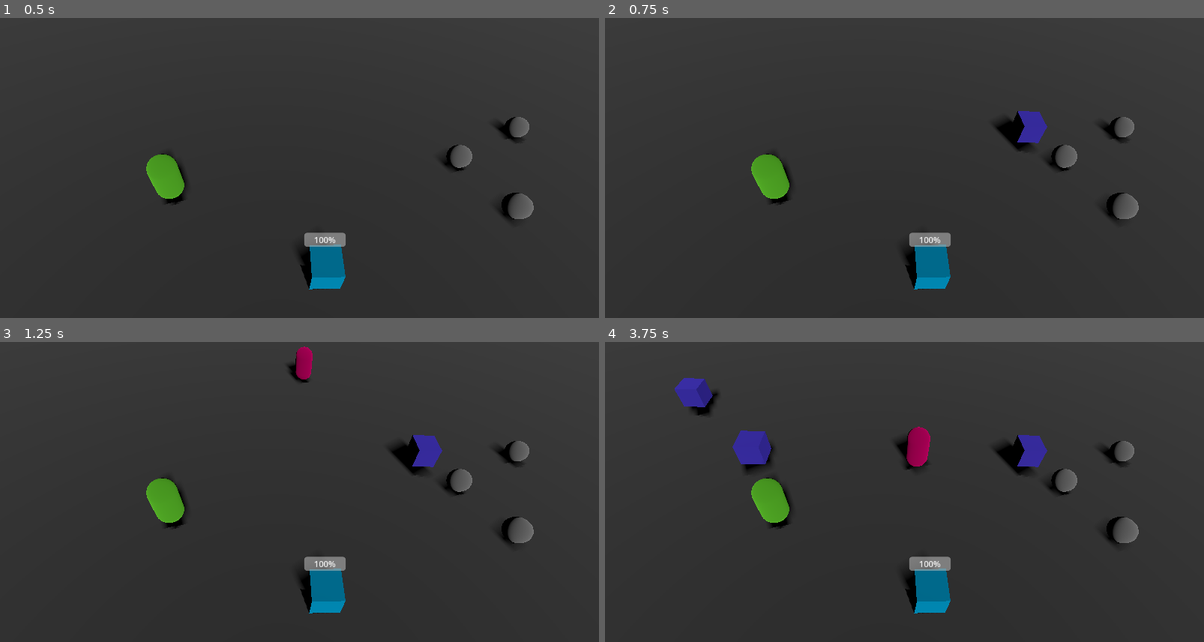
Above: before the commit, frames 1-4 (two rows, left to right).
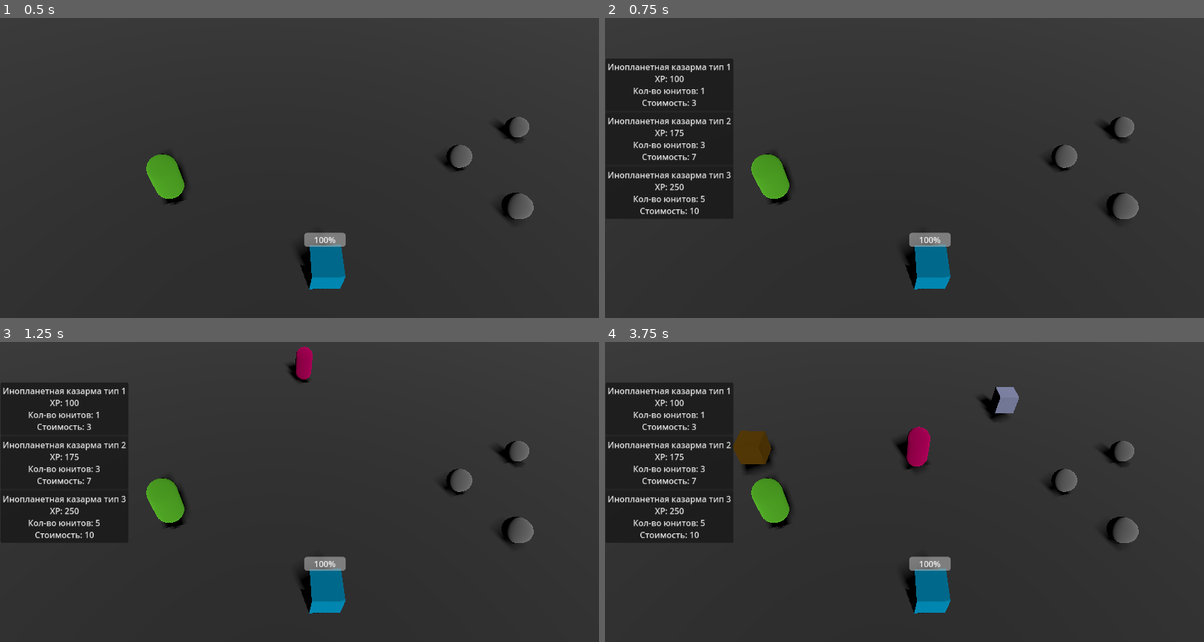
Above: after the commit, the same moments.

Repository: jelopf/RTS
Game: Godot game, scene res://scenes/Level1.tscn
Same seed, same stepped clock (60 frames per second), same inputs: the game is played once before the commit and once after it.
Inputs (mouse positions are in pixels of both pictures, inside the frame that each line leads up to):
- Up to frame 1 (0.5 s): no input
- Up to frame 2 (0.75 s): tap Enter at 0.5 s; move the mouse to (1036, 132) at 0.52 s; tap M at 0.6 s; click (1036, 132) at 0.67 s
- Up to frame 3 (1.25 s): no input
- Up to frame 4 (3.75 s): click (670, 408) at 1.25 s, where only the run after the commit has a clickable "Инопланетная казарма тип 1 XP…"; move the mouse to (784, 489) at 2.02 s; tap M at 2.1, 3.6 s; click (784, 489) at 2.17 s; click (670, 462) at 2.75 s, where only the run after the commit has a clickable "Инопланетная казарма тип 2 XP…"; move the mouse to (964, 399) at 3.52 s; click (964, 399) at 3.67 s

Frame 1 is identical in both runs. In frame 2, 3.8% of the frame differs, in the area x 0-74%, y 13-66%; in frame 3, 3.8%; in frame 4, 5.0%, in the area x 0-74%, y 12-66%.

Commit message:
Добавлен магазин
Добавлены 3 типа казарм с разной стоимостью, HP и числом юнитов.

Реализован магазин построек с выбором казармы.

Добавлен режим размещения зданий с предпросмотром.

Реализована сеточная система размещения (с привязкой к клеткам и проверкой занятости).

Diff:
--- a/project.godot
+++ b/project.godot
@@ -18,6 +18,7 @@
 [autoload]
 
 GameManager="*res://scripts/GameManager.gd"
+PlacementManager="*res://scripts/PlacementManager.gd"
 GridManager="*res://scripts/GridManager.gd"
 
 [display]
--- /dev/null
+++ b/scenes/Barracks1.tscn
@@ -0,0 +1,28 @@
+[gd_scene load_steps=5 format=3 uid="uid://w2c3qia8yqdh"]
+
+[ext_resource type="Script" uid="uid://bakesc2v717v" path="res://scripts/barracks_1.gd" id="1_bpe8b"]
+
+[sub_resource type="BoxShape3D" id="BoxShape3D_uneb2"]
+
+[sub_resource type="BoxMesh" id="BoxMesh_ebyb0"]
+
+[sub_resource type="ORMMaterial3D" id="ORMMaterial3D_126bj"]
+albedo_color = Color(0.543477, 0.375541, 0.0831207, 1)
+
+[node name="Area3D" type="Area3D"]
+script = ExtResource("1_bpe8b")
+hp = 250
+unit_count = 5
+
+[node name="CollisionShape3D" type="CollisionShape3D" parent="."]
+shape = SubResource("BoxShape3D_uneb2")
+
+[node name="MeshInstance3D" type="MeshInstance3D" parent="."]
+mesh = SubResource("BoxMesh_ebyb0")
+surface_material_override/0 = SubResource("ORMMaterial3D_126bj")
+
+[node name="Timer" type="Timer" parent="."]
+wait_time = 20.0
+autostart = true
+
+[connection signal="timeout" from="Timer" to="." method="_on_timer_timeout"]
--- /dev/null
+++ b/scenes/Barracks2.tscn
@@ -0,0 +1,26 @@
+[gd_scene load_steps=5 format=3 uid="uid://c2f2mwnfs86jy"]
+
+[ext_resource type="Script" uid="uid://u5yc6ohlynny" path="res://scripts/barracks_2.gd" id="1_rseqw"]
+
+[sub_resource type="BoxShape3D" id="BoxShape3D_uneb2"]
+
+[sub_resource type="BoxMesh" id="BoxMesh_ebyb0"]
+
+[sub_resource type="ORMMaterial3D" id="ORMMaterial3D_126bj"]
+albedo_color = Color(0.775707, 0.803032, 1, 1)
+
+[node name="Area3D" type="Area3D"]
+script = ExtResource("1_rseqw")
+
+[node name="CollisionShape3D" type="CollisionShape3D" parent="."]
+shape = SubResource("BoxShape3D_uneb2")
+
+[node name="MeshInstance3D" type="MeshInstance3D" parent="."]
+mesh = SubResource("BoxMesh_ebyb0")
+surface_material_override/0 = SubResource("ORMMaterial3D_126bj")
+
+[node name="Timer" type="Timer" parent="."]
+wait_time = 20.0
+autostart = true
+
+[connection signal="timeout" from="Timer" to="." method="_on_timer_timeout"]
--- /dev/null
+++ b/scenes/Barracks3.tscn
@@ -0,0 +1,29 @@
+[gd_scene load_steps=5 format=3 uid="uid://w2c3qia8yqdh"]
+
+[ext_resource type="Script" uid="uid://bnowwif5cq86o" path="res://scripts/barracks_3.gd" id="1_1ayam"]
+
+[sub_resource type="BoxShape3D" id="BoxShape3D_uneb2"]
+
+[sub_resource type="BoxMesh" id="BoxMesh_ebyb0"]
+
+[sub_resource type="ORMMaterial3D" id="ORMMaterial3D_126bj"]
+albedo_color = Color(1, 0.794667, 0.12, 1)
+
+[node name="Area3D" type="Area3D"]
+script = ExtResource("1_1ayam")
+hp = 100
+unit_count = 1
+
+[node name="CollisionShape3D" type="CollisionShape3D" parent="."]
+shape = SubResource("BoxShape3D_uneb2")
+debug_color = Color(0.154239, 0.589895, 0.716214, 0.42)
+
+[node name="MeshInstance3D" type="MeshInstance3D" parent="."]
+mesh = SubResource("BoxMesh_ebyb0")
+surface_material_override/0 = SubResource("ORMMaterial3D_126bj")
+
+[node name="Timer" type="Timer" parent="."]
+wait_time = 20.0
+autostart = true
+
+[connection signal="timeout" from="Timer" to="." method="_on_timer_timeout"]
--- a/scenes/Level1.tscn
+++ b/scenes/Level1.tscn
@@ -1,10 +1,12 @@
-[gd_scene load_steps=9 format=3 uid="uid://ek78ix2wfrwg"]
+[gd_scene load_steps=11 format=3 uid="uid://ek78ix2wfrwg"]
 
 [ext_resource type="Script" uid="uid://cf6kyk6if4g83" path="res://scripts/camera_3d.gd" id="1_cove1"]
+[ext_resource type="Script" uid="uid://c5c5yyubocvhl" path="res://scenes/level_1.gd" id="1_svatc"]
 [ext_resource type="PackedScene" uid="uid://djgeqc4q3t5ux" path="res://scenes/Resource.tscn" id="2_dwyiq"]
 [ext_resource type="PackedScene" uid="uid://d4rs2pfxatvp" path="res://scenes/Unit.tscn" id="3_dn5ey"]
 [ext_resource type="PackedScene" uid="uid://cn2v4n45drbl4" path="res://scenes/Base.tscn" id="4_dw26h"]
 [ext_resource type="Script" uid="uid://bucgt0yoy23s5" path="res://scripts/WaveManager.gd" id="5_lrl65"]
+[ext_resource type="PackedScene" uid="uid://2vwggparonoj" path="res://scenes/ShopMenu.tscn" id="6_76388"]
 
 [sub_resource type="PlaneMesh" id="PlaneMesh_cove1"]
 
@@ -15,6 +17,7 @@
 size = Vector3(40, 1, 40)
 
 [node name="Main" type="Node3D"]
+script = ExtResource("1_svatc")
 
 [node name="Camera3D" type="Camera3D" parent="."]
 transform = Transform3D(0.997484, -0.00648395, -0.070593, 0.0564758, 0.674569, 0.736049, 0.0428473, -0.738184, 0.673238, -10.506, 8.9896, 17.6458)
@@ -58,3 +61,7 @@
 
 [node name="WaveManager" type="Node" parent="."]
 script = ExtResource("5_lrl65")
+
+[node name="UI" parent="." instance=ExtResource("6_76388")]
+
+[editable path="UI"]
--- /dev/null
+++ b/scenes/PlacementManager.tscn
@@ -0,0 +1,6 @@
+[gd_scene load_steps=2 format=3 uid="uid://uvvtdi373wwd"]
+
+[ext_resource type="Script" uid="uid://b3x477nc5p12y" path="res://scripts/PlacementManager.gd" id="1_j5tis"]
+
+[node name="Node3D" type="Node3D"]
+script = ExtResource("1_j5tis")
--- /dev/null
+++ b/scenes/ShopMenu.tscn
@@ -0,0 +1,57 @@
+[gd_scene load_steps=3 format=3 uid="uid://2vwggparonoj"]
+
+[ext_resource type="Script" uid="uid://cr7llkc4oor6g" path="res://scripts/ShopMenu.gd" id="1_voj7l"]
+[ext_resource type="Script" uid="uid://caw3akmty42o" path="res://scripts/placement_hint.gd" id="2_342an"]
+
+[node name="Node" type="Node"]
+
+[node name="ShopMenu" type="Control" parent="."]
+visible = false
+layout_mode = 3
+anchors_preset = 0
+offset_left = 1.0
+offset_top = 149.0
+offset_right = 248.0
+offset_bottom = 457.0
+script = ExtResource("1_voj7l")
+
+[node name="PanelContainer" type="PanelContainer" parent="ShopMenu"]
+layout_mode = 0
+offset_right = 40.0
+offset_bottom = 40.0
+
+[node name="VBoxContainer" type="VBoxContainer" parent="ShopMenu/PanelContainer"]
+layout_mode = 2
+
+[node name="Button1" type="Button" parent="ShopMenu/PanelContainer/VBoxContainer"]
+layout_mode = 2
+text = "Инопланетная казарма тип 1
+XP: 100
+Кол-во юнитов: 1
+Стоимость: 3
+"
+
+[node name="Button2" type="Button" parent="ShopMenu/PanelContainer/VBoxContainer"]
+layout_mode = 2
+text = "Инопланетная казарма тип 2
+XP: 175
+Кол-во юнитов: 3
+Стоимость: 7
+"
+
+[node name="Button3" type="Button" parent="ShopMenu/PanelContainer/VBoxContainer"]
+layout_mode = 2
+text = "Инопланетная казарма тип 3
+XP: 250
+Кол-во юнитов: 5
+Стоимость: 10
+"
+
+[node name="PlacementHint" type="Label" parent="."]
+offset_left = 6.0
+offset_top = 593.0
+offset_right = 263.0
+offset_bottom = 642.0
+text = "Выберите место на карте
+Нажмите [Esc], чтобы отменить"
+script = ExtResource("2_342an")
--- /dev/null
+++ b/scenes/level_1.gd
@@ -0,0 +1,11 @@
+extends Node3D
+
+@onready var shop_menu = $UI/ShopMenu  # Убедись, что путь совпадает с названием узла
+
+func _unhandled_input(event):
+	if event is InputEventKey and event.pressed and event.keycode == KEY_M:
+		toggle_shop_menu()
+
+func toggle_shop_menu():
+	if shop_menu:
+		shop_menu.visible = not shop_menu.visible
--- a/scripts/GameManager.gd
+++ b/scripts/GameManager.gd
@@ -1,6 +1,33 @@
 extends Node
 
 var metal := 10
+var selected_barracks_type := 1  # По умолчанию тип 1
+
+
+# Таблица с характеристиками казарм
+var barracks_data = {
+	1: {
+		"hp": 100,
+		"units": 1,
+		"cost": 3,
+		"scene_path": "res://scenes/Barracks1.tscn"
+	},
+	2: {
+		"hp": 175,
+		"units": 3,
+		"cost": 7,
+		"scene_path": "res://scenes/Barracks2.tscn"
+	},
+	3: {
+		"hp": 250,
+		"units": 5,
+		"cost": 10,
+		"scene_path": "res://scenes/Barracks3.tscn"
+	}
+}
+
+var ghost_building := false  # Флаг: в режиме предпросмотра или нет
+
 
 func add_metal(amount: int):
 	metal += amount
@@ -13,3 +40,30 @@
 		return true
 	print("Недостаточно металла!")
 	return false
+
+func set_selected_barracks_type(type: int):
+	if barracks_data.has(type):
+		selected_barracks_type = type
+		print("Выбран тип казармы: ", type)
+
+func get_selected_barracks_data() -> Dictionary:
+	return barracks_data.get(selected_barracks_type, {})
+
+func get_selected_barracks_cost() -> int:
+	return get_selected_barracks_data().get("cost", 999)
+
+func create_barracks(position: Vector3):
+	var data = get_selected_barracks_data()
+	if data.is_empty():
+		print("Ошибка: нет данных для текущего типа казармы")
+		return
+
+	if not spend_metal(data["cost"]):
+		return
+
+	var barracks = preload("res://scenes/Barracks.tscn").instantiate()
+	barracks.hp = data["hp"]
+	barracks.unit_count = data["unit_count"]
+	barracks.global_transform.origin = position
+	get_tree().current_scene.add_child(barracks)
+	print("Казарма создана с HP: ", data["hp"], ", юнитов: ", data["unit_count"])
--- /dev/null
+++ b/scripts/PlacementManager.gd
@@ -0,0 +1,71 @@
+extends Node
+
+var ghost: Node3D = null  # Предпросмотр (прозрачный силуэт)
+var current_type := 0  # Тип здания, например "type1"
+
+func start_placement(type: int):
+	current_type = type
+	if ghost:
+		ghost.queue_free()
+
+	var scene_path = GameManager.barracks_data[type]["scene_path"]
+	ghost = load(scene_path).instantiate()
+	add_child(ghost)
+	ghost.process_mode = Node.PROCESS_MODE_ALWAYS
+
+func cancel_placement():
+	if ghost:
+		ghost.queue_free()
+		ghost = null
+	current_type = 0
+	GameManager.ghost_building = false
+
+func _process(_delta):
+	if ghost:
+		var mouse_pos = get_viewport().get_mouse_position()
+		var from = get_viewport().get_camera_3d().project_ray_origin(mouse_pos)
+		var to = from + get_viewport().get_camera_3d().project_ray_normal(mouse_pos) * 1000
+		var space_state = get_viewport().get_camera_3d().get_world_3d().direct_space_state
+		var ray_params = PhysicsRayQueryParameters3D.new()
+		ray_params.from = from
+		ray_params.to = to
+		ray_params.collide_with_areas = true
+		ray_params.collide_with_bodies = true
+		var result = space_state.intersect_ray(ray_params)
+
+		if result and result.collider.is_in_group("ground"):
+			var grid_pos = GridManager.world_to_grid(result.position)
+			var world_pos = GridManager.grid_to_world(grid_pos)
+			ghost.global_transform.origin = world_pos
+
+
+func try_place_building(world_position: Vector3):
+	if not current_type or not ghost:
+		return
+
+	var grid_pos = GridManager.world_to_grid(world_position)
+
+	if GridManager.is_cell_occupied(grid_pos):
+		print("Клетка занята!")
+		return
+
+	var data = GameManager.barracks_data[current_type]
+	if GameManager.spend_metal(data["cost"]):
+		var building = load(data["scene_path"]).instantiate()
+		get_tree().current_scene.add_child(building)
+		building.global_transform.origin = GridManager.grid_to_world(grid_pos)
+		GridManager.occupy_cell(grid_pos)
+
+		ghost.queue_free()
+		ghost = null
+		GameManager.ghost_building = false
+		current_type = 0
+	else:
+		print("Недостаточно металла для покупки!")
+
+func _unhandled_input(event):
+	if event is InputEventKey and event.keycode == KEY_ESCAPE and event.pressed:
+		cancel_placement()
+
+	if ghost and event is InputEventMouseButton and event.button_index == MOUSE_BUTTON_LEFT and event.pressed:
+		try_place_building(ghost.global_transform.origin)
--- /dev/null
+++ b/scripts/ShopMenu.gd
@@ -0,0 +1,22 @@
+extends Control
+
+func _ready():
+	$PanelContainer/VBoxContainer/Button1.pressed.connect(_on_type_1_pressed)
+	$PanelContainer/VBoxContainer/Button2.pressed.connect(_on_type_2_pressed)
+	$PanelContainer/VBoxContainer/Button3.pressed.connect(_on_type_3_pressed)
+
+func _on_type_1_pressed():
+	PlacementManager.start_placement(1)
+	visible = false  # прячем сам магазин
+
+func _on_type_2_pressed():
+	PlacementManager.start_placement(2)
+	visible = false
+
+func _on_type_3_pressed():
+	PlacementManager.start_placement(3)
+	visible = false
+
+func _on_open_shop_button_pressed():
+	var shop_menu = $ShopMenu  # если ShopMenu рядом с кнопкой
+	shop_menu.visible = not shop_menu.visible
--- /dev/null
+++ b/scripts/barracks_1.gd
@@ -0,0 +1,19 @@
+extends Area3D
+
+@export var hp := 100
+@export var unit_count := 1
+@export var spawn_scene:= preload("res://scenes/Unit.tscn")  # сюда потом префаб юнита
+
+func _ready():
+	$Timer.wait_time = 20.0
+	$Timer.start()
+
+func _on_timer_timeout():
+	for i in unit_count:
+		var unit = spawn_scene.instantiate()
+		get_parent().add_child(unit)
+		unit.global_transform.origin = global_transform.origin + Vector3(randf()*2.0, 1, randf()*2.0)
+
+func _on_destroyed():  # вызови при разрушении или удалении
+	var grid_pos = GridManager.world_to_grid(global_transform.origin)
+	GridManager.free_cell(grid_pos)
--- /dev/null
+++ b/scripts/barracks_2.gd
@@ -0,0 +1,19 @@
+extends Area3D
+
+@export var hp := 100
+@export var unit_count := 1
+@export var spawn_scene:= preload("res://scenes/Unit.tscn")  # сюда потом префаб юнита
+
+func _ready():
+	$Timer.wait_time = 20.0
+	$Timer.start()
+
+func _on_timer_timeout():
+	for i in unit_count:
+		var unit = spawn_scene.instantiate()
+		get_parent().add_child(unit)
+		unit.global_transform.origin = global_transform.origin + Vector3(randf()*2.0, 1, randf()*2.0)
+
+func _on_destroyed():  # вызови при разрушении или удалении
+	var grid_pos = GridManager.world_to_grid(global_transform.origin)
+	GridManager.free_cell(grid_pos)
--- /dev/null
+++ b/scripts/barracks_3.gd
@@ -0,0 +1,19 @@
+extends Area3D
+
+@export var hp := 250
+@export var unit_count := 5
+@export var spawn_scene:= preload("res://scenes/Unit.tscn")  # сюда потом префаб юнита
+
+func _ready():
+	$Timer.wait_time = 20.0
+	$Timer.start()
+
+func _on_timer_timeout():
+	for i in unit_count:
+		var unit = spawn_scene.instantiate()
+		get_parent().add_child(unit)
+		unit.global_transform.origin = global_transform.origin + Vector3(randf()*2.0, 1, randf()*2.0)
+
+func _on_destroyed():  # вызови при разрушении или удалении
+	var grid_pos = GridManager.world_to_grid(global_transform.origin)
+	GridManager.free_cell(grid_pos)
--- a/scripts/base.gd
+++ b/scripts/base.gd
@@ -26,7 +26,7 @@
 
 func take_damage(amount):
 	current_health -= amount
-	print("Базе нанесён урон:", amount, "Осталось здоровья:", current_health)
+	#print("Базе нанесён урон:", amount, "Осталось здоровья:", current_health)
 
 	update_health_bar()
 
--- a/scripts/camera_3d.gd
+++ b/scripts/camera_3d.gd
@@ -10,18 +10,18 @@
 		ray_params.to = to
 		ray_params.collide_with_areas = true
 		ray_params.collide_with_bodies = true
+
 		var result = space_state.intersect_ray(ray_params)
 
-		if result and result.collider.is_in_group("ground"):
-			var world_pos = result.position
-			var grid_pos = GridManager.world_to_grid(world_pos)
+		if not result:
+			return
 
-			if GridManager.is_cell_occupied(grid_pos):
-				print("Клетка занята!")
-				return
+		var clicked = result.collider
 
-			if GameManager.spend_metal(3):  # Стоимость постройки
-				var barracks = preload("res://scenes/Barracks.tscn").instantiate()
-				get_tree().current_scene.add_child(barracks)
-				barracks.global_transform.origin = GridManager.grid_to_world(grid_pos)
-				GridManager.occupy_cell(grid_pos)
+		# Всегда даём возможность кликнуть по ресурсу
+		if clicked and clicked.is_in_group("resource") and clicked.has_method("on_clicked"):
+			clicked.call("on_clicked")
+
+		# Только если в режиме строительства — пробуем построить
+		if GameManager.ghost_building and clicked and clicked.is_in_group("ground"):
+			PlacementManager.try_place_building(result.position)
--- a/scripts/enemy.gd
+++ b/scripts/enemy.gd
@@ -46,7 +46,7 @@
 		return
 
 	target_base.take_damage(attack_damage)
-	print("Враг атакует! Урон:", attack_damage)
+	# print("Враг атакует! Урон:", attack_damage)
 
 	# Ждём паузу и атакуем снова
 	await get_tree().create_timer(attack_interval).timeout
--- /dev/null
+++ b/scripts/placement_hint.gd
@@ -0,0 +1,7 @@
+extends Label
+
+func _process(_delta):
+	if GameManager.ghost_building:
+		text = "Выберите место на карте\nНажмите [Esc], чтобы отменить"
+	else:
+		text = ""
Not shown, added: scenes/level_1.gd.uid
Not shown, added: scripts/PlacementManager.gd.uid
Not shown, added: scripts/ShopMenu.gd.uid
Not shown, added: scripts/barracks_1.gd.uid
Not shown, added: scripts/barracks_2.gd.uid
Not shown, added: scripts/barracks_3.gd.uid
Not shown, added: scripts/placement_hint.gd.uid
